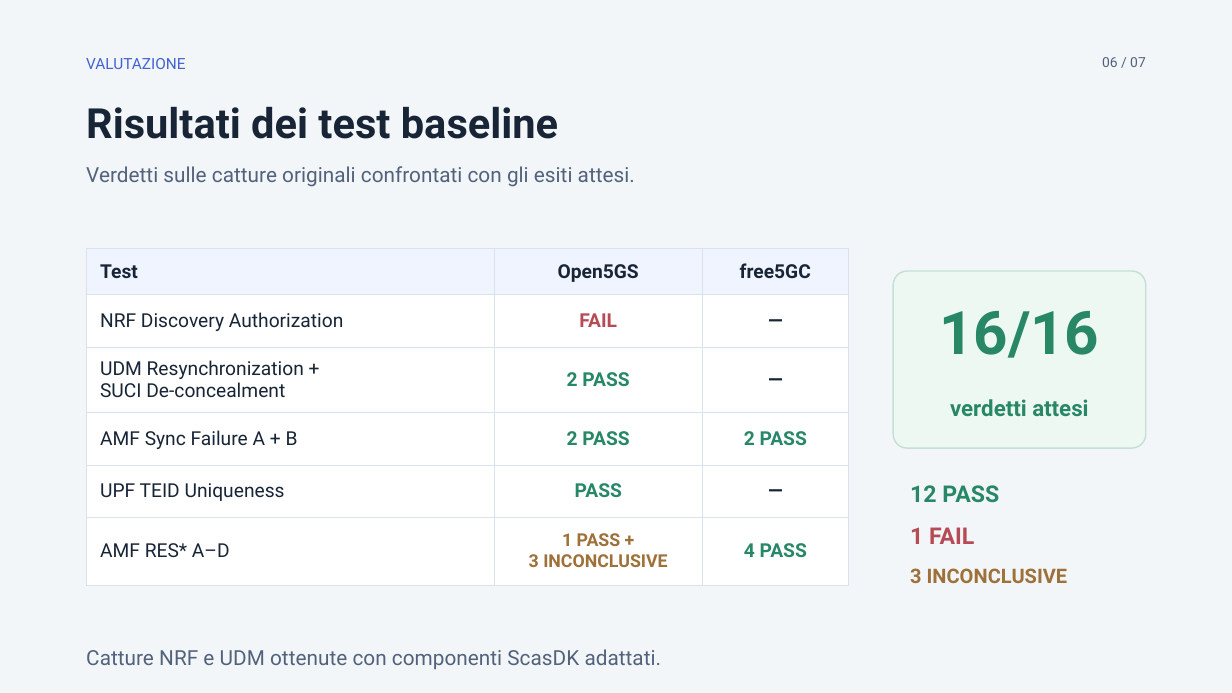
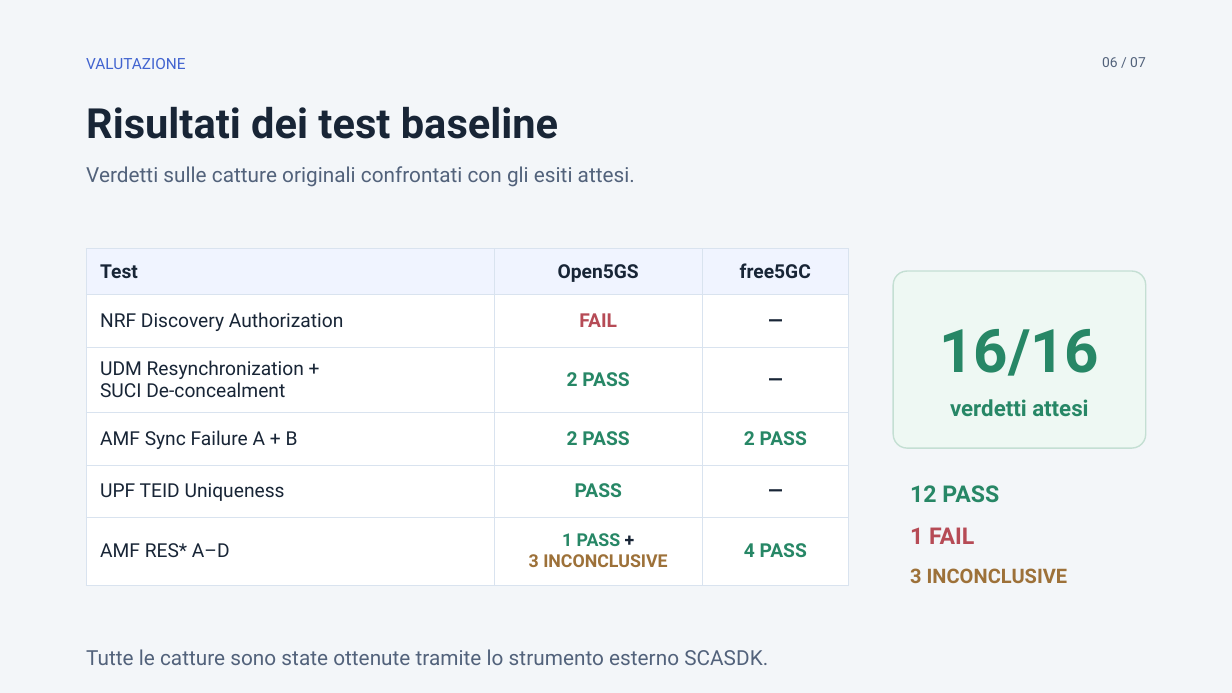
Before and after one commit to desila23/5g-security-assurance-thesis, a slide deck: slide 6 of 5g-thesis-presentation-5min/tesi-5min-statico.pptx. Drawn at 1232x693 pixels with LibreOffice and Linux fonts; fonts in the diff are those of the drawing. Boxes give left, top, right and bottom in pixels: in the first picture for what was removed or moved away, otherwise in the second. Text is boxed around its words. In the diff, an @@ line names an element or a change of style, - is before the commit and + after.

```diff
--- a/5g-thesis-presentation-5min/tesi-5min-statico.pptx
+++ b/5g-thesis-presentation-5min/tesi-5min-statico.pptx
@@ table at (x1=86, y1=248, x2=848, y2=585) @@
@@ text colour #9D7139 to #278766 in "1 PASS" @@
@@ text colour #9D7139 to #182536 in "+" @@
@@ text "16/16" moved from (x1=939, y1=311, x2=1099, y2=358) to (x1=939, y1=329, x2=1099, y2=376) @@
@@ text at (x1=86, y1=649, x2=768, y2=665): text changed @@
-Catture NRF e UDM ottenute con componenti ScasDK adattati.
+Tutte le catture sono state ottenute tramite lo strumento esterno SCASDK.
```
Also in this commit, not shown: 4 other slides changed, 4 other files.
